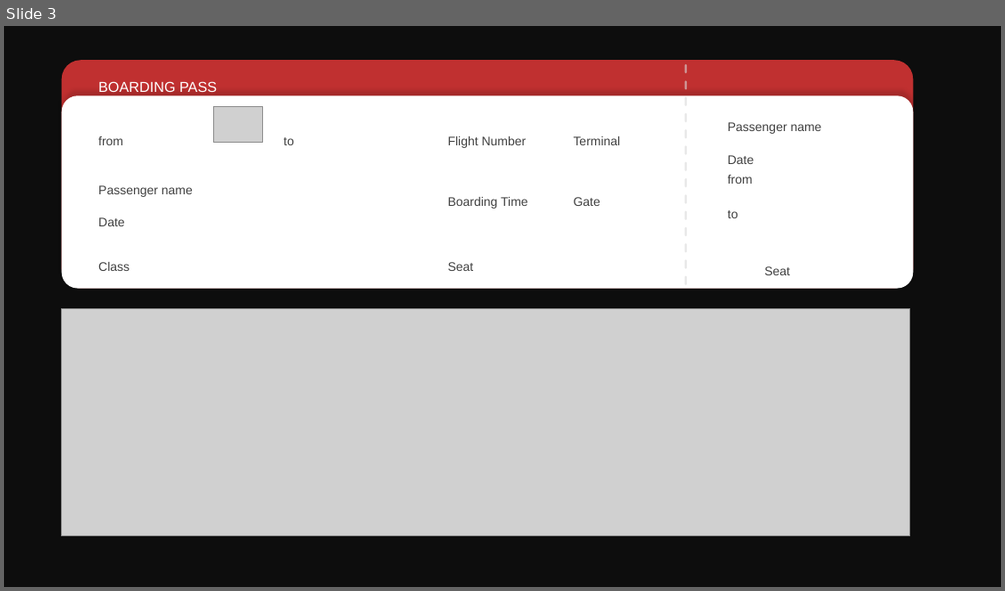
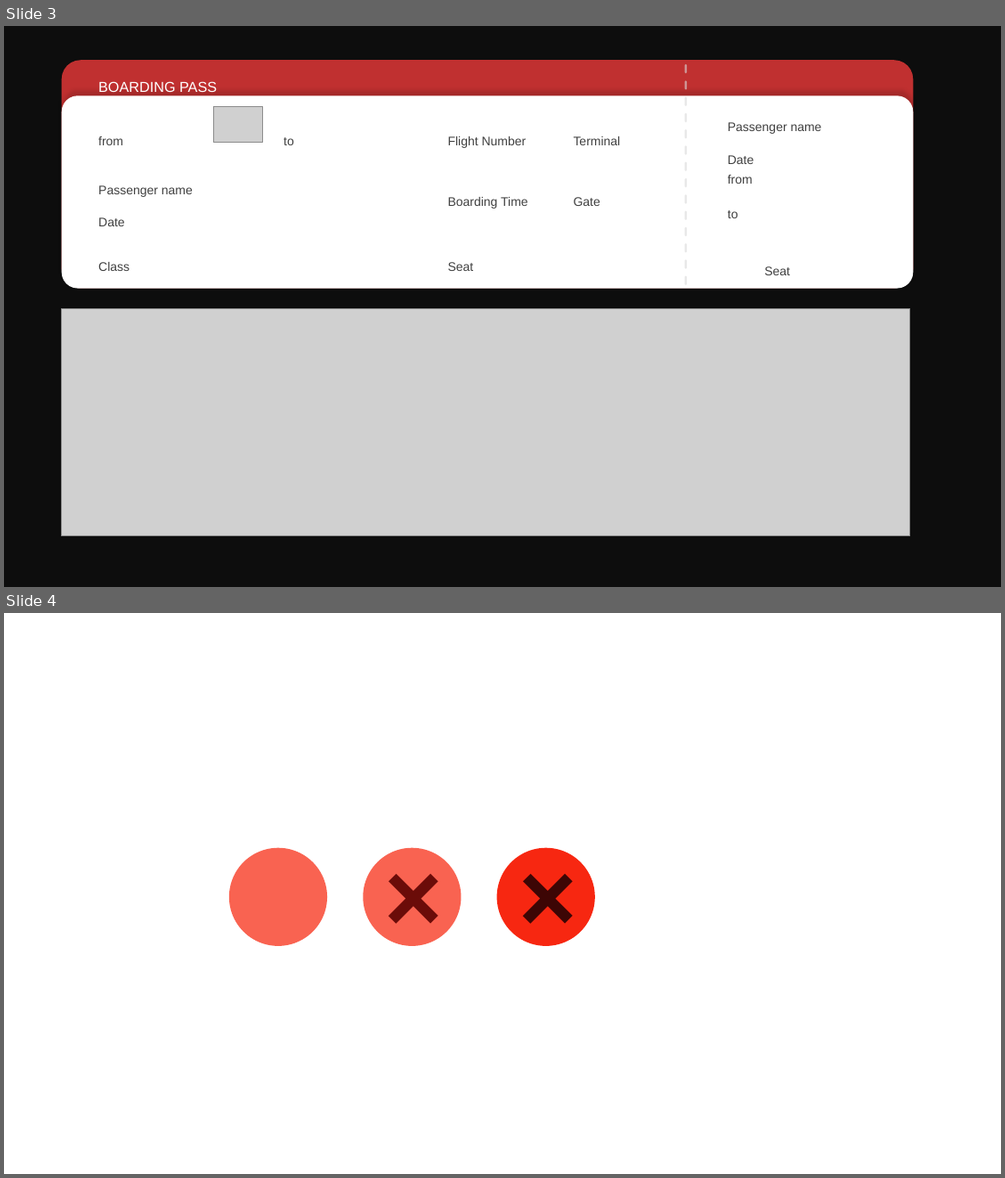
Before and after one commit to JerryZhangZZY/EBU6304-2021-Software-Engineering-Group-111, a slide deck: kiosk/icons/reserve/seatIcons.pptx. Shown one above the other, each under a label of ours: slide 3 before the commit, slides 3 and 4 after it. The pictures are 1005x591 and 1005x1178 pixels, drawn with LibreOffice and Linux fonts; fonts in the diff are those of the drawing; grey boxes stand for pictures. Boxes give left, top, right and bottom in pixels: in the first picture for what was removed or moved away, otherwise in the second. Text is boxed around its words. In the diff, an @@ line names an element or a change of style, - is before the commit and + after.

```diff
--- a/kiosk/icons/reserve/seatIcons.pptx
+++ b/kiosk/icons/reserve/seatIcons.pptx
@@ slide 4 added at bbox=[4, 613, 1001, 1174], background #FFFFFF @@
@@ ellipse added at bbox=[229, 848, 327, 946], fill #F96351 @@
@@ ellipse added at bbox=[363, 848, 461, 946], fill #F96351, 96 pt, text #6B0C09, bold @@
+×
@@ ellipse added at bbox=[497, 848, 595, 946], fill #F72711, 96 pt, text #3D0605, bold @@
+×
```
Also in this commit, not shown: 3 other files.
